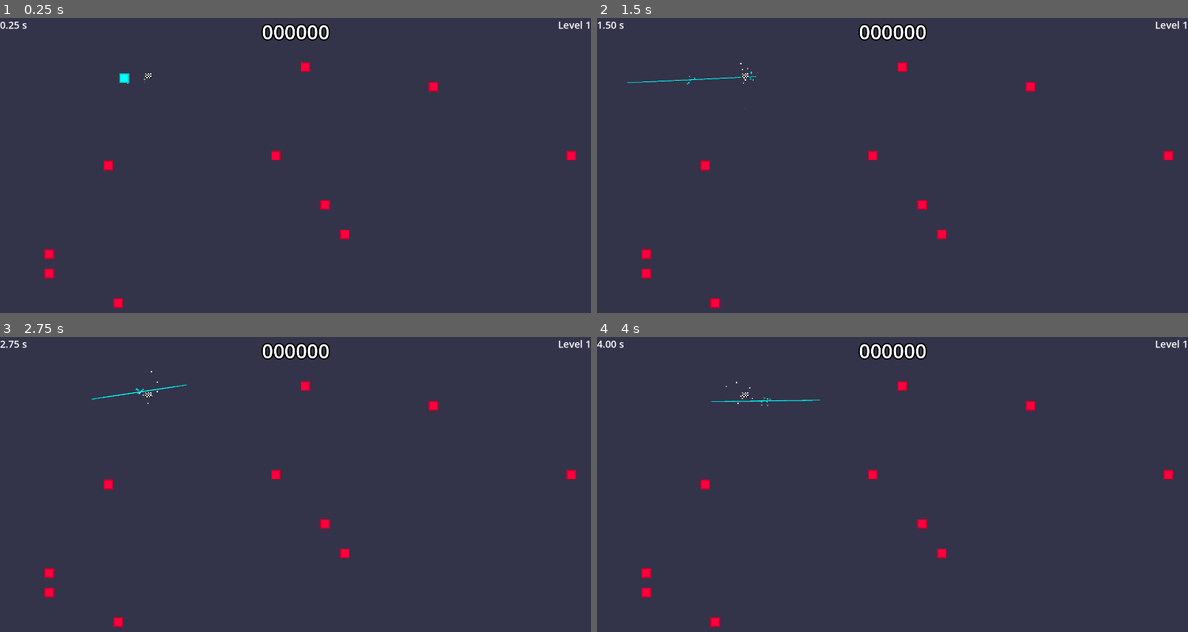
Above: before the commit, frames 1-4 (two rows, left to right).
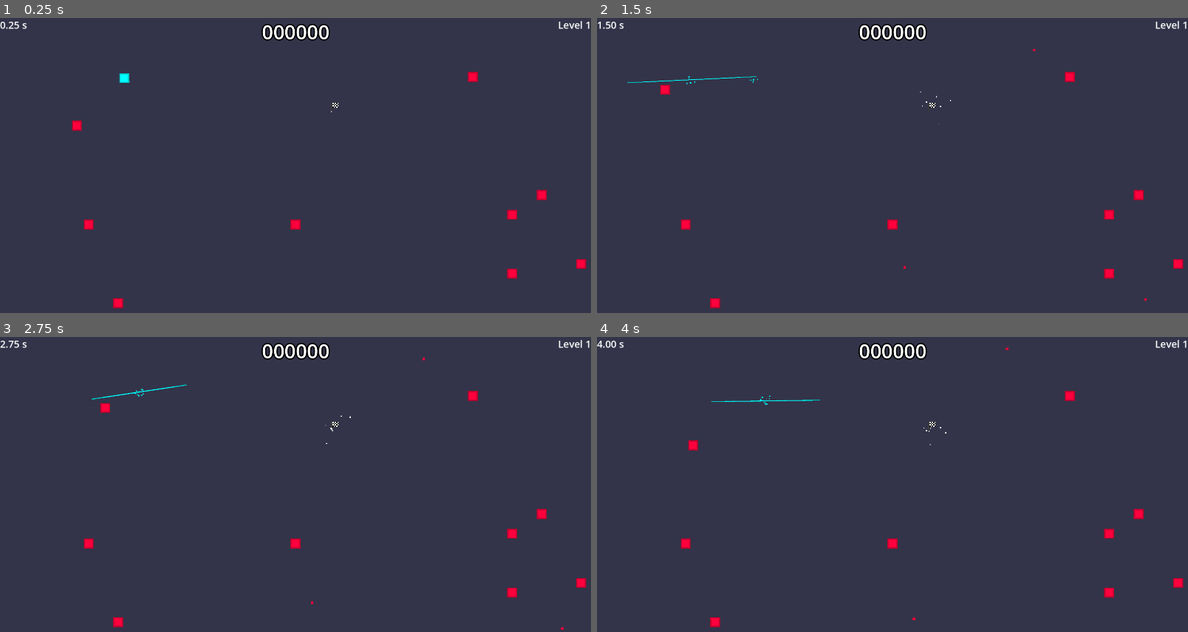
Above: after the commit, the same moments.

Repository: veprogames/gododger
Game: Godot game, scene res://level/level.tscn
The game is run twice, just before and just after one commit, with the same random seed, the same clock (stepped at 60 frames per second) and the same inputs.
Inputs (mouse positions are in pixels of both pictures, inside the frame that each line leads up to):
- Up to frame 1 (0.25 s): no input
- Up to frame 2 (1.5 s): move the mouse to (922, 165) at 0.52 s; move the mouse to (862, 165) at 1.27 s
- Up to frame 3 (2.75 s): move the mouse to (307, 478) at 2.02 s
- Up to frame 4 (4 s): move the mouse to (886, 490) at 2.77 s; move the mouse to (933, 487) at 3.52 s

The runs differ from the first frame. In frame 1, 1.0% of the frame differs, in the area x 7-100%, y 15-89%; in frame 2, 1.1%; in frame 3, 1.1%, in the area x 7-100%, y 7-100%; in frame 4, 1.1%.

Commit message:
add shooting behavior

Diff:
--- a/behavior/move/move_behavior.gd
+++ b/behavior/move/move_behavior.gd
@@ -1,2 +1,6 @@
 class_name MoveBehavior
 extends Behavior
+
+## Give player time to react by accelerating stuff over 500 ms
+func get_speed_mod() -> float:
+	return min(elapsed * 2, 1.0)
--- a/behavior/move/periodic_move_behavior.gd
+++ b/behavior/move/periodic_move_behavior.gd
@@ -16,7 +16,7 @@
 func _physics_process(delta: float) -> void:
 	super._physics_process(delta)
 	var t = elapsed * TAU / 2.0 * get_bpm_rate()
-	enemy.position += delta * Vector2(
+	enemy.position += delta * get_speed_mod() * Vector2(
 		cos(t) * amplitude.x,
 		sin(t) * amplitude.y,
 	)
--- /dev/null
+++ b/behavior/shoot/periodic_shoot_behavior.gd
@@ -0,0 +1,26 @@
+class_name PeriodicShootBehavior
+extends ShootBehavior
+
+@onready var timer = $Timer as Timer
+
+var count := 1
+var rotate_speed := 0.0
+var bullet_speed := 100.0
+var offset := randf() * TAU
+var speed := 1.0
+
+func _ready() -> void:
+	count = randi_range(1, mini(level / 20 + 1, 5))
+	speed = 2.0 if randf() < level * 0.01 else 1.0
+	bullet_speed = 75.0 + 0.5 * level
+	rotate_speed = randf_range(-PI / 20, PI / 20) * level
+
+	timer.wait_time = 0.5 / (get_bpm_rate() * speed)
+
+func shoot_pattern() -> void:
+	for i in range(count):
+		var a = i / (count as float) * TAU
+		shoot(a + offset + rotate_speed * elapsed, bullet_speed)
+
+func _on_timer_timeout() -> void:
+	shoot_pattern()
--- /dev/null
+++ b/behavior/shoot/periodic_shoot_behavior.tscn
@@ -0,0 +1,12 @@
+[gd_scene load_steps=3 format=3 uid="uid://bopfny4t8y4h4"]
+
+[ext_resource type="PackedScene" uid="uid://c4daj36345q20" path="res://behavior/shoot/shoot_behavior.tscn" id="1_wovjm"]
+[ext_resource type="Script" path="res://behavior/shoot/periodic_shoot_behavior.gd" id="2_bkfoh"]
+
+[node name="PeriodicShootBehavior" instance=ExtResource("1_wovjm")]
+script = ExtResource("2_bkfoh")
+
+[node name="Timer" type="Timer" parent="." index="0"]
+autostart = true
+
+[connection signal="timeout" from="Timer" to="." method="_on_timer_timeout"]
--- /dev/null
+++ b/behavior/shoot/shoot_behavior.gd
@@ -0,0 +1,12 @@
+class_name ShootBehavior
+extends Behavior
+
+var Bullet := preload("res://bullet/bullet.tscn")
+@onready var root := $"/root/Level/Enemies"
+
+func shoot(direction: float, speed: float) -> void:
+	var bullet := Bullet.instantiate() as Bullet
+	root.add_child(bullet)
+	bullet.direction = direction
+	bullet.speed = speed
+	bullet.position = enemy.position
--- /dev/null
+++ b/behavior/shoot/shoot_behavior.tscn
@@ -0,0 +1,7 @@
+[gd_scene load_steps=3 format=3 uid="uid://c4daj36345q20"]
+
+[ext_resource type="PackedScene" uid="uid://ct455iucw4404" path="res://behavior/behavior.tscn" id="1_lfs4d"]
+[ext_resource type="Script" path="res://behavior/shoot/shoot_behavior.gd" id="2_mqd7e"]
+
+[node name="ShootBehavior" instance=ExtResource("1_lfs4d")]
+script = ExtResource("2_mqd7e")
--- /dev/null
+++ b/bullet/bullet.gd
@@ -0,0 +1,11 @@
+class_name Bullet
+extends Area2D
+
+@export_range(0, TAU) var direction := 0.0
+@export var speed := 0.0
+
+func _physics_process(delta: float) -> void:
+	position += Vector2.RIGHT.rotated(direction) * speed * delta
+
+func _on_visible_on_screen_notifier_2d_screen_exited() -> void:
+	queue_free()
--- /dev/null
+++ b/bullet/bullet.tscn
@@ -0,0 +1,21 @@
+[gd_scene load_steps=4 format=3 uid="uid://cvundgnf2ba0m"]
+
+[ext_resource type="Texture2D" uid="uid://bn3vt8qb8l23v" path="res://bullet/bullet.png" id="1_1syn8"]
+[ext_resource type="Script" path="res://bullet/bullet.gd" id="1_w7stk"]
+
+[sub_resource type="RectangleShape2D" id="RectangleShape2D_fjj5x"]
+size = Vector2(2, 2)
+
+[node name="Bullet" type="Area2D"]
+script = ExtResource("1_w7stk")
+
+[node name="CollisionShape2D" type="CollisionShape2D" parent="."]
+shape = SubResource("RectangleShape2D_fjj5x")
+
+[node name="Sprite2D" type="Sprite2D" parent="."]
+texture_filter = 1
+texture = ExtResource("1_1syn8")
+
+[node name="VisibleOnScreenNotifier2D" type="VisibleOnScreenNotifier2D" parent="."]
+
+[connection signal="screen_exited" from="VisibleOnScreenNotifier2D" to="." method="_on_visible_on_screen_notifier_2d_screen_exited"]
--- a/enemyspawner/enemy_spawner.gd
+++ b/enemyspawner/enemy_spawner.gd
@@ -9,6 +9,7 @@
 @export var level: Level
 
 var PeriodicMoveBehavior := preload("res://behavior/move/periodic_move_behavior.tscn")
+var PeriodicShootBehavior := preload("res://behavior/shoot/periodic_shoot_behavior.tscn")
 
 var viewport: Rect2
 
@@ -16,15 +17,22 @@
 	viewport = player.get_camera_rect()
 
 func get_move_chance() -> float:
-	return min(level.level * 0.02, 0.75)
+	return min(level.level * 0.01 + 0.1, 0.75)
+
+func get_shoot_chance() -> float:
+	return min(level.level * 0.01 + 0.1, 0.75)
 
 func get_behaviors(enemy: Enemy) -> Array[Behavior]:
 	var result: Array[Behavior] = []
 	if randf() < get_move_chance():
 		var move := PeriodicMoveBehavior.instantiate()
-		move.level = level.level
-		move.enemy = enemy
 		result.push_back(move)
+	if randf() < get_shoot_chance():
+		var shoot := PeriodicShootBehavior.instantiate()
+		result.push_back(shoot)
+	for b in result:
+		b.level = level.level
+		b.enemy = enemy
 	return result
 
 func get_random_position(padding: float = 0.0) -> Vector2:
--- a/player/player.gd
+++ b/player/player.gd
@@ -44,9 +44,7 @@
 		update_sprite(mouse_event.relative)
 
 func _on_area_entered(area):
-	var enemy := area as Enemy
-	var next_level := area as NextLevel
-	if enemy:
+	if area is Enemy or area is Bullet:
 		emit_signal("died")
-	if next_level:
+	if area is NextLevel:
 		emit_signal("finished")
--- a/player/player.tscn
+++ b/player/player.tscn
@@ -28,7 +28,7 @@
 color_ramp = SubResource("GradientTexture1D_2hrin")
 
 [sub_resource type="CircleShape2D" id="CircleShape2D_76ldr"]
-radius = 24.0
+radius = 32.0
 
 [node name="Player" type="Area2D"]
 texture_filter = 1
Binary file added: bullet/bullet.png
Not shown, added: bullet/bullet.png.import
